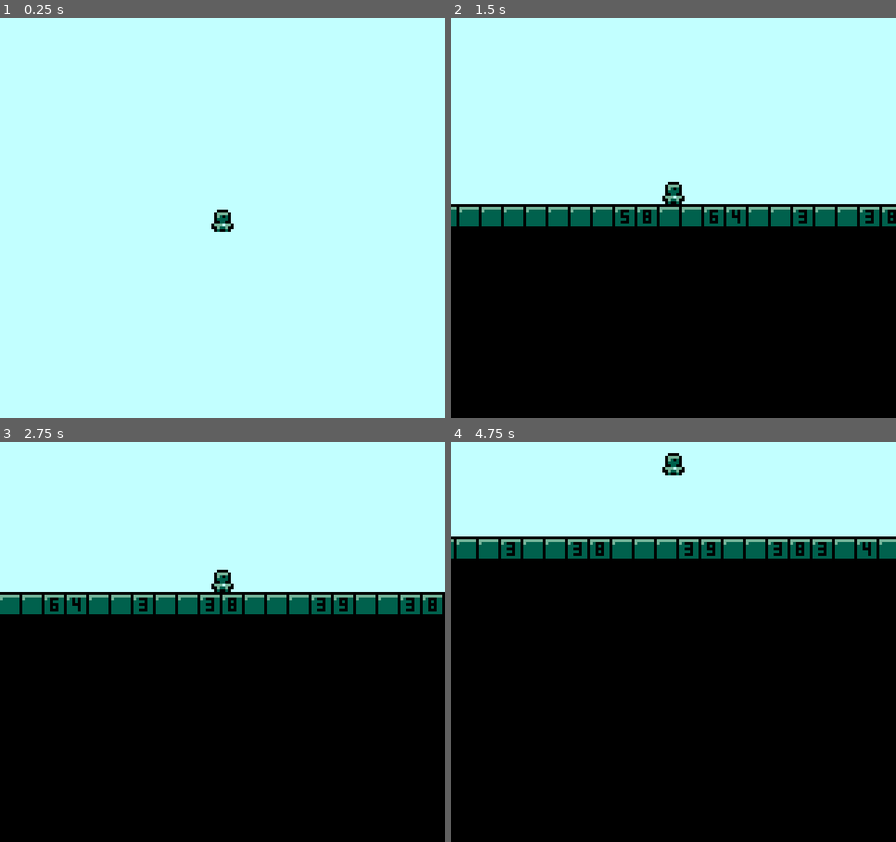
Above: before the commit, frames 1-4 (two rows, left to right).
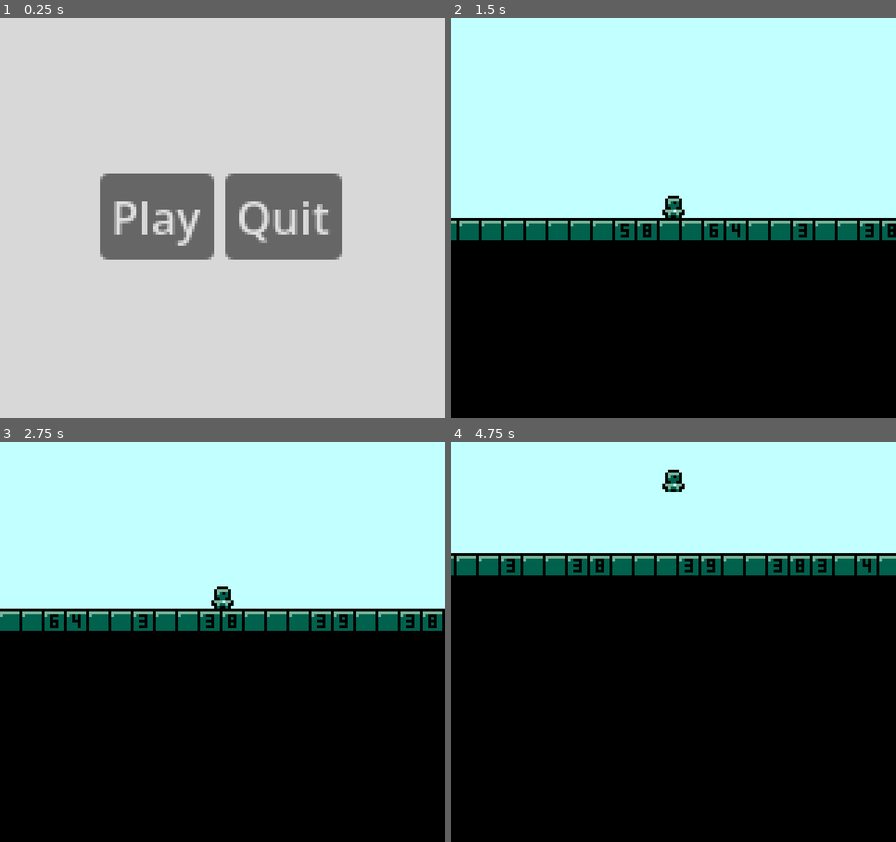
Above: after the commit, the same moments.

Repository: TimCreasman/gbjam14-old-man-miner
Game: Godot game, scene res://game/scene/title.tscn
Two runs of this game, one before a commit and one after it. Both use one fixed random seed, a clock stepped at 60 frames per second and the inputs below. Before the commit the project starts from res://game/scene/main.tscn.
Inputs (mouse positions are in pixels of both pictures, inside the frame that each line leads up to):
- Up to frame 1 (0.25 s): no input
- Up to frame 2 (1.5 s): click (606, 218) at 0.5 s, where only the run after the commit has a clickable "Play"; hold D (move_right) from 1.28 s (still down)
- Up to frame 3 (2.75 s): keep holding D (move_right); tap Space (jump) at 1.52, 2.27 s
- Up to frame 4 (4.75 s): release D (move_right) at 2.78 s; hold A (move_left) 2.78-3.53 s; hold D (move_right) from 3.53 s (still down); tap Space (jump) at 3.77, 4.52 s

The runs differ from the first frame. In frame 1, 100% of the frame differs, in the area x 0-100%, y 0-100%; in frame 2, 7.7%; in frame 3, 8.6%; in frame 4, 8.8%.

Commit message:
Start Menu
Added basic start menu that starts game or quits

Diff:
--- /dev/null
+++ b/game/scene/title.gd
@@ -0,0 +1,19 @@
+extends Control
+
+
+# Called when the node enters the scene tree for the first time.
+func _ready():
+	%Play.pressed.connect(play)
+	%Quit.pressed.connect(quit)
+	pass # Replace with function body.
+
+func play():
+	get_tree().change_scene_to_file("res://game/scene/main.tscn")
+
+func quit():
+	get_tree().quit()
+
+
+# Called every frame. 'delta' is the elapsed time since the previous frame.
+func _process(delta):
+	pass
--- /dev/null
+++ b/game/scene/title.tscn
@@ -0,0 +1,46 @@
+[gd_scene format=3 uid="uid://d2st1dp5wwgc8"]
+
+[ext_resource type="Script" uid="uid://c4hsp6mbwmxj5" path="res://game/scene/title.gd" id="1_segg1"]
+
+[node name="Title" type="Control" unique_id=1450929623]
+layout_mode = 3
+anchors_preset = 15
+anchor_right = 1.0
+anchor_bottom = 1.0
+grow_horizontal = 2
+grow_vertical = 2
+size_flags_horizontal = 4
+size_flags_vertical = 4
+script = ExtResource("1_segg1")
+
+[node name="ColorRect" type="ColorRect" parent="." unique_id=97993810]
+layout_mode = 1
+anchors_preset = 15
+anchor_right = 1.0
+anchor_bottom = 1.0
+grow_horizontal = 2
+grow_vertical = 2
+color = Color(0.8474744, 0.84747446, 0.84747446, 1)
+
+[node name="CenterContainer" type="CenterContainer" parent="." unique_id=1583333976]
+layout_mode = 1
+anchors_preset = 15
+anchor_right = 1.0
+anchor_bottom = 1.0
+grow_horizontal = 2
+grow_vertical = 2
+
+[node name="VBoxContainer" type="HBoxContainer" parent="CenterContainer" unique_id=1738123876]
+layout_mode = 2
+
+[node name="Play" type="Button" parent="CenterContainer/VBoxContainer" unique_id=1216149324]
+unique_name_in_owner = true
+layout_mode = 2
+text = "Play
+"
+
+[node name="Quit" type="Button" parent="CenterContainer/VBoxContainer" unique_id=1558625711]
+unique_name_in_owner = true
+layout_mode = 2
+text = "Quit
+"
--- a/project.godot
+++ b/project.godot
@@ -11,7 +11,7 @@
 [application]
 
 config/name="OldManMiner"
-run/main_scene="uid://cs0wc8xy53728"
+run/main_scene="uid://d2st1dp5wwgc8"
 config/features=PackedStringArray("4.6", "GL Compatibility")
 boot_splash/image="uid://dynr03j65pqwl"
 config/icon="res://icon.svg"
Not shown, added: game/scene/title.gd.uid
